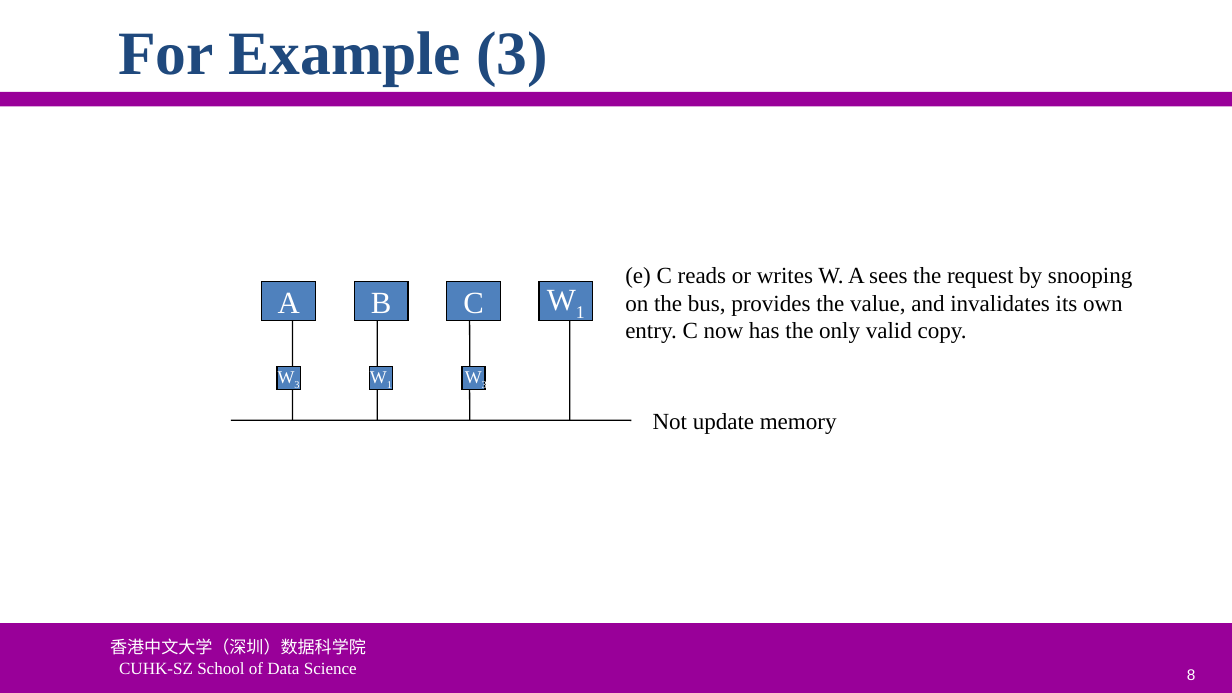
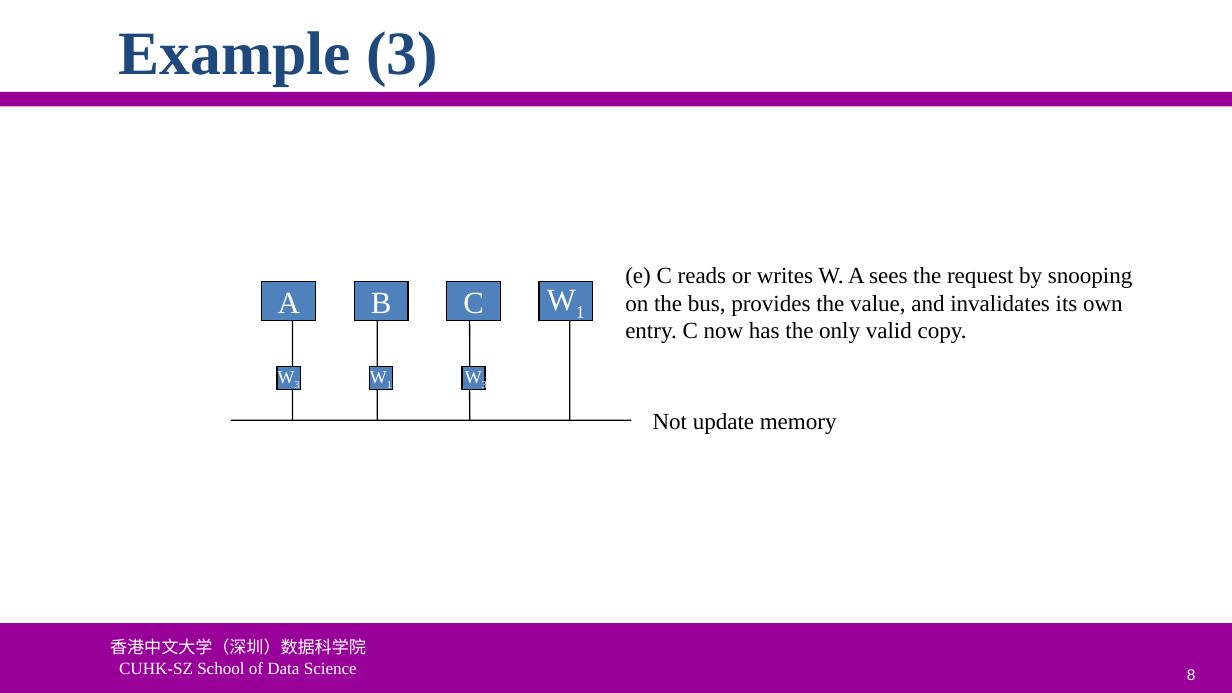
Before and after one commit to ychung1103/ychung1103.github.io, a slide deck: slide 8 of Slides/CSC6032/Advanced-OS-05-DSM.pptx. Drawn at 1232x693 pixels with LibreOffice and Linux fonts; fonts in the diff are those of the drawing; background and template pictures are left out. Boxes give left, top, right and bottom in pixels: in the first picture for what was removed or moved away, otherwise in the second. Text is boxed around its words. In the diff, an @@ line names an element or a change of style, - is before the commit and + after.

```diff
--- a/Slides/CSC6032/Advanced-OS-05-DSM.pptx
+++ b/Slides/CSC6032/Advanced-OS-05-DSM.pptx
@@ title at (118,31,438,85): text changed @@
-For Example (3)
+Example (3)
```
Also in this commit, not shown: 9 other slides changed, 9 other files.
